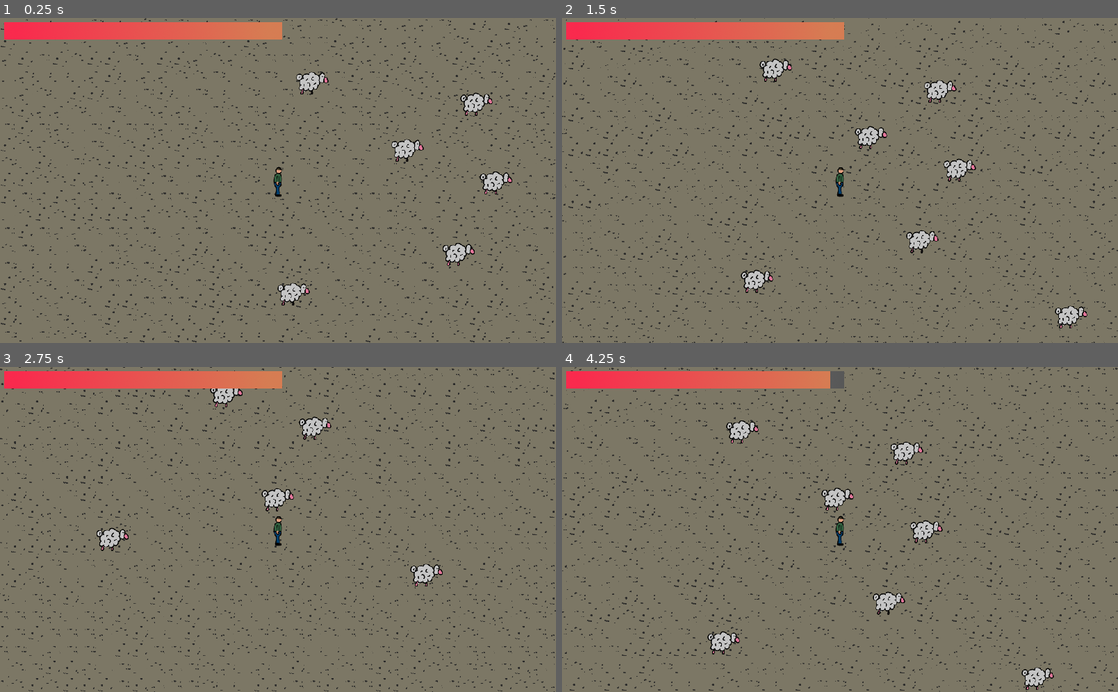
Above: before the commit, frames 1-4 (two rows, left to right).
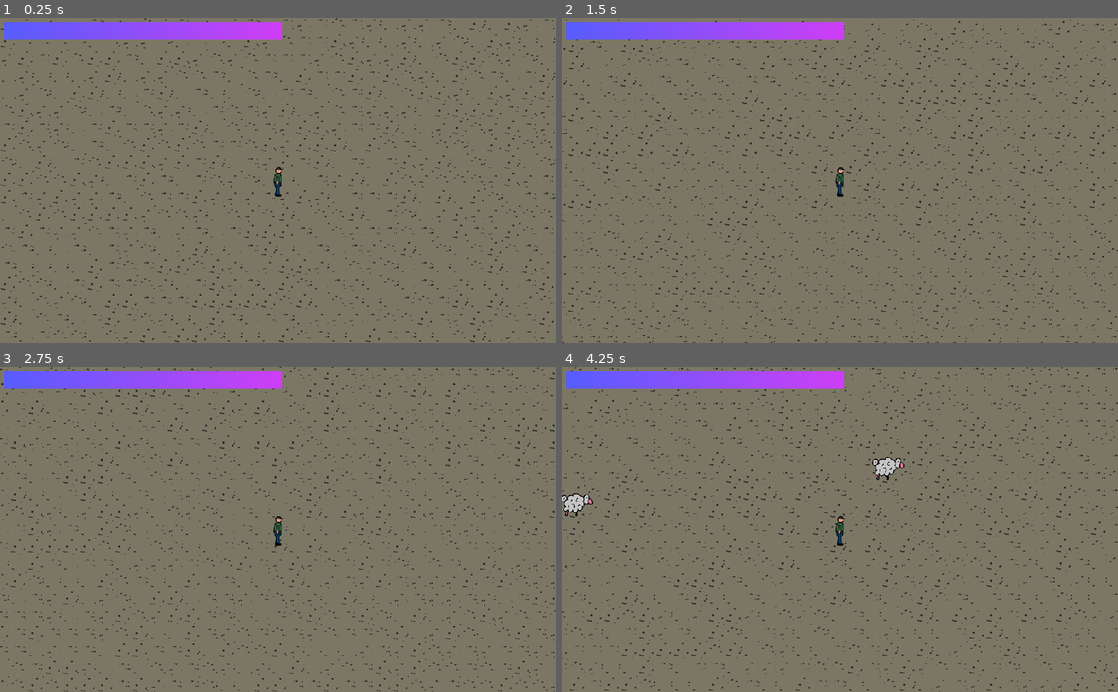
Above: after the commit, the same moments.

Repository: DrOtter3000/Janitor2
Game: Godot game, scene res://Level.tscn
The game is run twice, just before and just after one commit, with the same random seed, the same clock (stepped at 60 frames per second) and the same inputs.
Inputs:
- Up to frame 1 (0.25 s): no input
- Up to frame 2 (1.5 s): tap Enter at 0.5 s; hold D (right) 0.53-1.28 s; hold S (down) from 1.28 s (still down)
- Up to frame 3 (2.75 s): release S (down) at 2.03 s; hold D (right) from 2.03 s (still down)
- Up to frame 4 (4.25 s): release D (right) at 2.78 s; hold Up (up) 2.78-3.53 s; hold A (left) from 3.53 s (still down)

The runs differ from the first frame. In frame 1, 4.2% of the frame differs, in the area x 0-93%, y 1-89%; in frame 2, 4.4%; in frame 3, 3.9%; in frame 4, 4.9%, in the area x 0-89%, y 1-100%.

Commit message:
add follow_player to sheep

Diff:
--- a/Enemies/Sheep.gd
+++ b/Enemies/Sheep.gd
@@ -1,21 +1,35 @@
-extends AnimatedSprite
+extends KinematicBody2D
+
+var player_in_range = false
+export var damage = 10
+export var speed = 90
+onready var player = get_parent().get_node("Player")
+var path_to_player = null
 
 
-# Declare member variables here. Examples:
-# var a = 2
-# var b = "text"
-
-
-# Called when the node enters the scene tree for the first time.
 func _ready():
 	pass # Replace with function body.
 
 
-# Called every frame. 'delta' is the elapsed time since the previous frame.
-#func _process(delta):
-#	pass
+func _process(delta):
+	follow_player()
+	move_and_slide(path_to_player * speed)
+
+
+func follow_player():
+	path_to_player = (player.global_position - global_position).normalized()
 
 
 func _on_Area2D_body_entered(body):
 	if body.name == "Player":
-		body.hurt(5)
+		player.hurt(damage)
+		$HurtTimer.start()
+
+func _on_Area2D_body_exited(body):
+	if body.name == "Player":
+		player_in_range = false
+		$HurtTimer.stop()
+
+
+func _on_HurtTimer_timeout():
+	player.hurt(damage)
--- a/Enemies/Sheep.tscn
+++ b/Enemies/Sheep.tscn
@@ -3,7 +3,11 @@
 [ext_resource path="res://GFX/Sheep.png" type="Texture" id=1]
 [ext_resource path="res://Enemies/Sheep.gd" type="Script" id=2]
 
-[sub_resource type="SpriteFrames" id=1]
+[sub_resource type="CapsuleShape2D" id=2]
+radius = 15.5513
+height = 25.5678
+
+[sub_resource type="SpriteFrames" id=3]
 animations = [ {
 "frames": [ ExtResource( 1 ) ],
 "loop": true,
@@ -11,12 +15,8 @@
 "speed": 5.0
 } ]
 
-[sub_resource type="CapsuleShape2D" id=2]
-radius = 15.5513
-height = 25.5678
-
-[node name="Sheep" type="AnimatedSprite"]
-frames = SubResource( 1 )
+[node name="Sheep" type="KinematicBody2D"]
+collision_mask = 0
 script = ExtResource( 2 )
 
 [node name="Area2D" type="Area2D" parent="."]
@@ -25,4 +25,11 @@
 position = Vector2( 0, 6 )
 rotation = 1.5708
 shape = SubResource( 2 )
+
+[node name="HurtTimer" type="Timer" parent="."]
+
+[node name="AnimatedSprite" type="AnimatedSprite" parent="."]
+frames = SubResource( 3 )
 [connection signal="body_entered" from="Area2D" to="." method="_on_Area2D_body_entered"]
+[connection signal="body_exited" from="Area2D" to="." method="_on_Area2D_body_exited"]
+[connection signal="timeout" from="HurtTimer" to="." method="_on_HurtTimer_timeout"]
--- a/Level.tscn
+++ b/Level.tscn
@@ -38,25 +38,16 @@
 tile_data = PoolIntArray( -1, 0, 0, -65536, 0, 0, -65535, 0, 0, -65534, 0, 0, -65533, 0, 0, -65532, 0, 0, -65531, 0, 0, …(53482 unchanged characters)…
 
 [node name="Sheep" parent="." instance=ExtResource( 3 )]
-position = Vector2( 755.146, 305.654 )
+position = Vector2( 1043.47, 1806.01 )
 
 [node name="Sheep2" parent="." instance=ExtResource( 3 )]
-position = Vector2( 918.462, 365.587 )
+position = Vector2( 2189.33, 324.681 )
 
 [node name="Sheep3" parent="." instance=ExtResource( 3 )]
-position = Vector2( 545.383, 570.855 )
+position = Vector2( -93.9478, 220.031 )
 
 [node name="Sheep4" parent="." instance=ExtResource( 3 )]
-position = Vector2( 849.54, 497.438 )
-
-[node name="Sheep5" parent="." instance=ExtResource( 3 )]
-position = Vector2( 882.502, 220.251 )
-
-[node name="Sheep6" parent="." instance=ExtResource( 3 )]
-position = Vector2( 579.844, 181.295 )
-
-[node name="Sheep7" parent="." instance=ExtResource( 3 )]
-position = Vector2( 1123.73, 636.78 )
+position = Vector2( 959.69, -96.298 )
 
 [node name="Player" parent="." instance=ExtResource( 2 )]
 position = Vector2( 516.699, 370.658 )
Binary file changed: GFX/lifebar.png
Binary file changed: GFX/lifebar_bg.png
Not shown: 3 places in Player.tscn that only renumber resources
